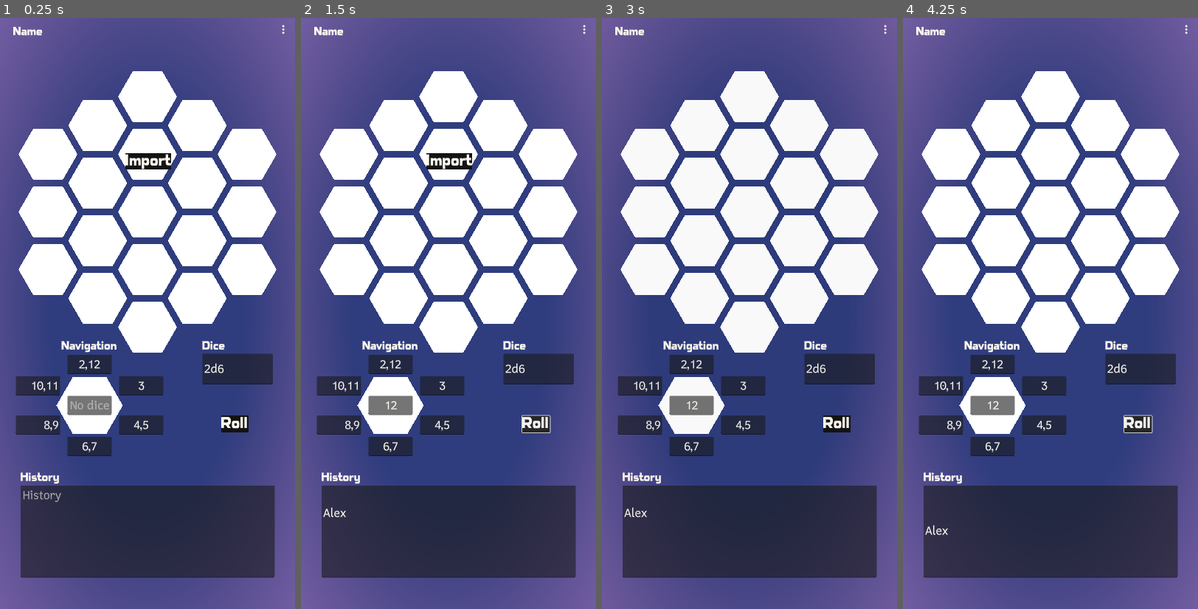
Above: before the commit, frames 1-4 (left to right).
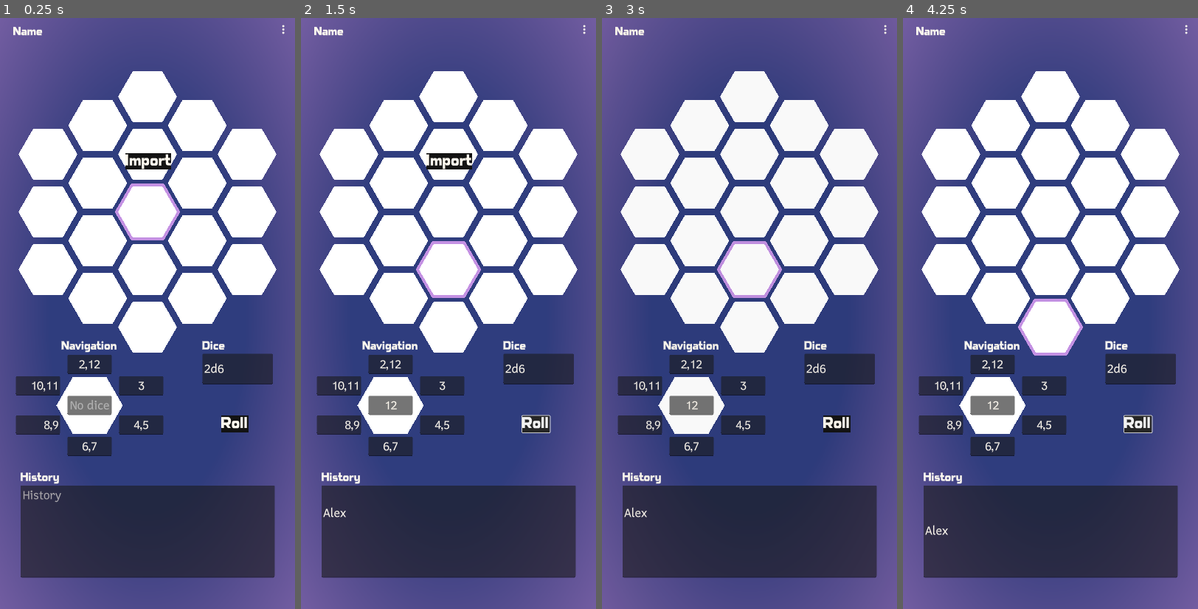
Above: after the commit, the same moments.

Repository: ashestosea/hex-flower
Game: Godot game, scene res://scenes/main.tscn
Two runs of this game, one before a commit and one after it. Both use one fixed random seed, a clock stepped at 60 frames per second and the inputs below.
Inputs (mouse positions are in pixels of both pictures, inside the frame that each line leads up to):
- Up to frame 1 (0.25 s): no input
- Up to frame 2 (1.5 s): click (389, 408) at 0.52 s; type "12" at 0.6 s; click (448, 532) at 0.75 s; type "Alex" at 0.83 s; click "Roll" at 1.25 s
- Up to frame 3 (3 s): click "Import" at 2 s; click "⋮" at 2.75 s
- Up to frame 4 (4.25 s): click "Roll" at 3.5 s

The runs differ from the first frame. In frame 1, 0.3% of the frame differs, in the area x 39-61%, y 28-38%; in frame 2, 0.3%; in frame 3, 0.3%; in frame 4, 0.3%, in the area x 39-61%, y 47-58%.

Commit message:
Polish hex highlight

Diff:
--- a/scenes/main.tscn
+++ b/scenes/main.tscn
@@ -28,7 +28,7 @@
 grow_vertical = 2
 mouse_filter = 2
 
-[node name="Manager" type="Node" parent="." node_paths=Packe …(186 unchanged characters)… _back_button", "global_back_button_anim", "hex_highlight")]
+[node name="Manager" type="Node" parent="." node_paths=Packe …(186 unchanged characters)… _back_button", "global_back_button_anim")]
 script = ExtResource("1_l30f5")
 flower = NodePath("../MarginContainer/HexFlower")
 navigation = NodePath("../MarginContainer/NavigationContainer/Navigation")
@@ -43,7 +43,6 @@
 hex_edit = NodePath("../MarginContainer/HexEdit")
 global_back_button = NodePath("../MarginContainer/GlobalBackButton")
 global_back_button_anim = NodePath("../MarginContainer/GlobalBackButton/AnimationPlayer")
-hex_highlight = NodePath("../MarginContainer/HexHighlight")
 
 [node name="FileDialog" type="FileDialog" parent="."]
 title = "Open a File"
@@ -132,13 +131,22 @@
 placeholder_text = "History"
 metadata/_edit_lock_ = true
 
-[node name="HexFlower" type="Control" parent="MarginContainer"]
+[node name="HexFlower" type="Control" parent="MarginContainer" node_paths=PackedStringArray("hex_highlight")]
 anchors_preset = 0
 offset_left = 400.0
 offset_top = 525.0
 offset_right = 400.0
 offset_bottom = 525.0
 script = ExtResource("2_bbsd1")
+hex_highlight = NodePath("HexHighlight")
+
+[node name="HexHighlight" type="Line2D" parent="MarginContainer/HexFlower"]
+scale = Vector2(100, 100)
+points = PackedVector2Array(-1, 0, -0.5, -0.866, 0.5, -0.866, 1, 0, 0.5, 0.866, -0.5, 0.866)
+closed = true
+width = 0.1
+default_color = Color(0.768627, 0.568627, 0.890196, 1)
+joint_mode = 2
 
 [node name="ImportButton" type="Button" parent="MarginContainer"]
 layout_mode = 0
@@ -148,46 +156,6 @@
 offset_bottom = 411.0
 theme_type_variation = &"BigButton"
 text = "Import"
-
-[node name="HexHighlight" type="Node2D" parent="MarginContainer"]
-visible = false
-position = Vector2(215, 967)
-scale = Vector2(90, 90)
-
-[node name="Polygon2D" type="Polygon2D" parent="MarginContainer/HexHighlight"]
-position = Vector2(-3.53903e-08, -0.877778)
-color = Color(1, 0.203922, 1, 1)
-polygon = PackedVector2Array(0.476, 0, -0.476, 0, -0.476, 0.05, 0.476, 0.05)
-
-[node name="Polygon2D2" type="Polygon2D" parent="MarginContainer/HexHighlight"]
-position = Vector2(-0.744445, 0.433333)
-rotation = -2.0944
-color = Color(1, 0.203922, 1, 1)
-polygon = PackedVector2Array(0.476, 0, -0.476, 0, -0.476, 0.05, 0.476, 0.05)
-
-[node name="Polygon2D3" type="Polygon2D" parent="MarginContainer/HexHighlight"]
-position = Vector2(-3.53903e-08, 0.855556)
-rotation = 3.14159
-color = Color(1, 0.203922, 1, 1)
-polygon = PackedVector2Array(0.476, 0, -0.476, 0, -0.476, 0.05, 0.476, 0.05)
-
-[node name="Polygon2D4" type="Polygon2D" parent="MarginContainer/HexHighlight"]
-position = Vector2(0.744444, 0.433333)
-rotation = 2.0944
-color = Color(1, 0.203922, 1, 1)
-polygon = PackedVector2Array(0.476, 0, -0.476, 0, -0.476, 0.05, 0.476, 0.05)
-
-[node name="Polygon2D5" type="Polygon2D" parent="MarginContainer/HexHighlight"]
-position = Vector2(0.756, -0.433)
-rotation = 1.0472
-color = Color(1, 0.203922, 1, 1)
-polygon = PackedVector2Array(0.476, 0, -0.476, 0, -0.476, 0.05, 0.476, 0.05)
-
-[node name="Polygon2D6" type="Polygon2D" parent="MarginContainer/HexHighlight"]
-position = Vector2(-0.756, -0.433)
-rotation = -1.0472
-color = Color(1, 0.203922, 1, 1)
-polygon = PackedVector2Array(0.476, 0, -0.476, 0, -0.476, 0.05, 0.476, 0.05)
 
 [node name="RollButton" type="Button" parent="MarginContainer"]
 layout_mode = 0
--- a/scripts/flower.gd
+++ b/scripts/flower.gd
@@ -7,6 +7,8 @@
 
 static var hex_scale = 160
 static var hex_spacing = 180
+
+@export var hex_highlight: Node2D
 
 var _current_hex: Hex
 var _manager: Manager
@@ -24,6 +26,8 @@
 		var label: String = hex.label if !DEBUG_COORDS else "%s, %s, %s" % [coords.x, coords.y, coords.z]
 		hex_node.setup(_manager, hex, hex_scale, hex_spacing)
 		add_child(hex_node)
+
+	hex_highlight.scale = Vector2.ONE * 0.5 * hex_scale * 1.05
 
 	set_current_hex(get_hex(start_coords))
 
@@ -48,6 +52,7 @@
 
 func set_current_hex(hex: Hex):
 	_current_hex = hex
+	hex_highlight.position = hex.position
 
 
 func show_current_hex():
@@ -58,6 +63,7 @@
 func traverse(direction: Vector3) -> String:
 	var new_hex = get_adjacent(_current_hex, direction)
 	set_current_hex(new_hex)
+	_manager.set_current_hex(new_hex)
 	return new_hex.get_text()
 
 
--- a/scripts/hex.gd
+++ b/scripts/hex.gd
@@ -16,10 +16,9 @@
 	if event is InputEventMouseButton:
 		if (event as InputEventMouseButton).double_click:
 			_manager.edit_hex(self)
-			_label.hide()
 		elif (event as InputEventMouseButton).pressed:
 			if _manager != null:
-				_manager.set_current_hex(self)
+				_manager.reset_current_hex(self)
 
 
 func setup(manager: Manager, hex_data: Import.HexData, hex_scale, hex_spacing: float):
@@ -38,11 +37,6 @@
 	_label.size = text_size
 	_label.position = text_pos
 	set_text(hex_data.label)
-
-
-func finish_edit(text: String):
-	_label.show();
-	_label.text = text
 
 
 func set_text(text: String):
--- a/scripts/manager.gd
+++ b/scripts/manager.gd
@@ -14,7 +14,6 @@
 @export var hex_edit: HexEdit
 @export var global_back_button: Button
 @export var global_back_button_anim: AnimationPlayer
-@export var hex_highlight: Node2D
 
 var dice: String
 var _global_back_button_callback: Callable
@@ -66,17 +65,7 @@
 
 	hex_edit.finished.connect(finish_edit_hex)
 
-
 	setup(Import.import_json(FileAccess.get_file_as_string("res://examples/empty.json")))
-
-	#var hexes = Import.import_json(FileAccess.get_file_as_string("res://examples/simple-fantasy.json")).hexes
-	#var _hex_scene = load("res://scenes/hexagon.tscn")
-	#for hex in hexes:
-		#var hex_node = _hex_scene.instantiate() as Node2D
-		#var coords = HexUtils.axial_to_cube_coords(hex.axial_coords)
-		#hex_node.position = HexUtils.get_hex_center(coords, hex_node.scale.x * 2)
-		#hex_node.color = Color.DIM_GRAY
-		#background_flower.add_child(hex_node)
 
 
 func kebab_handler(id: int):
@@ -100,10 +89,13 @@
 
 
 func set_current_hex(hex: Hex):
+	flower.set_current_hex(hex);
+
+
+func reset_current_hex(hex: Hex):
 	history_text_edit.clear()
 	history_text_edit.insert_line_at(0, hex.get_text())
-	flower.set_current_hex(hex);
-	hex_highlight.position = hex.global_position
+	set_current_hex(hex)
 
 
 func edit_hex(hex: Hex):
Not shown: 1 places in assets/debug_background.tres that only renumber resources
Not shown: 1 places in scenes/main.tscn that only renumber resources
